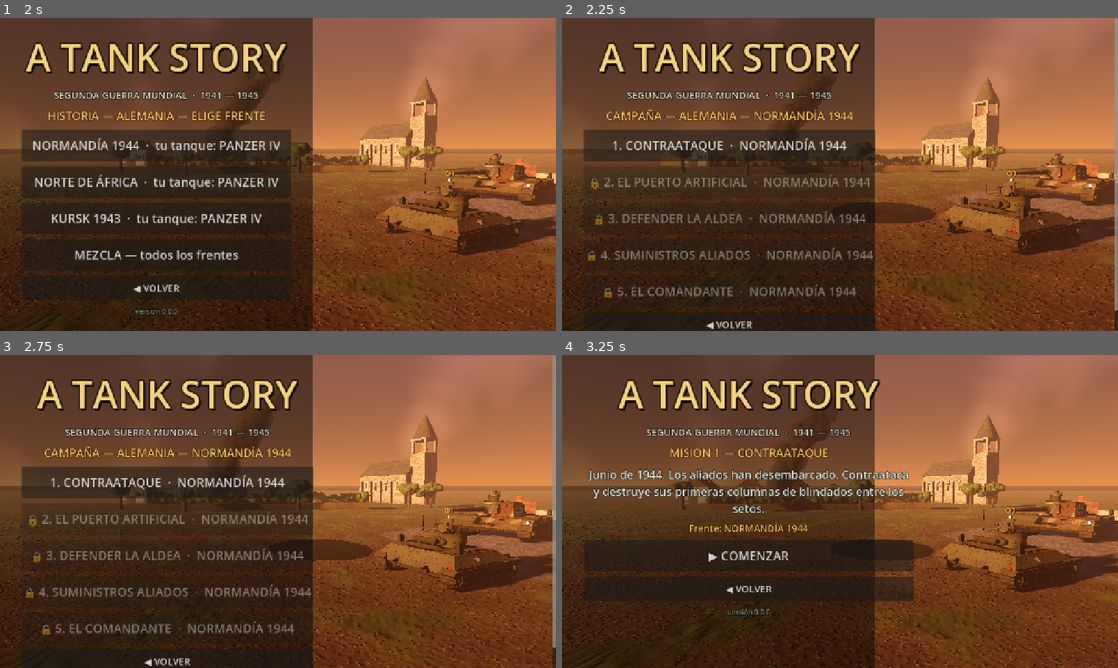
Above: before the commit, frames 1-4 (two rows, left to right).
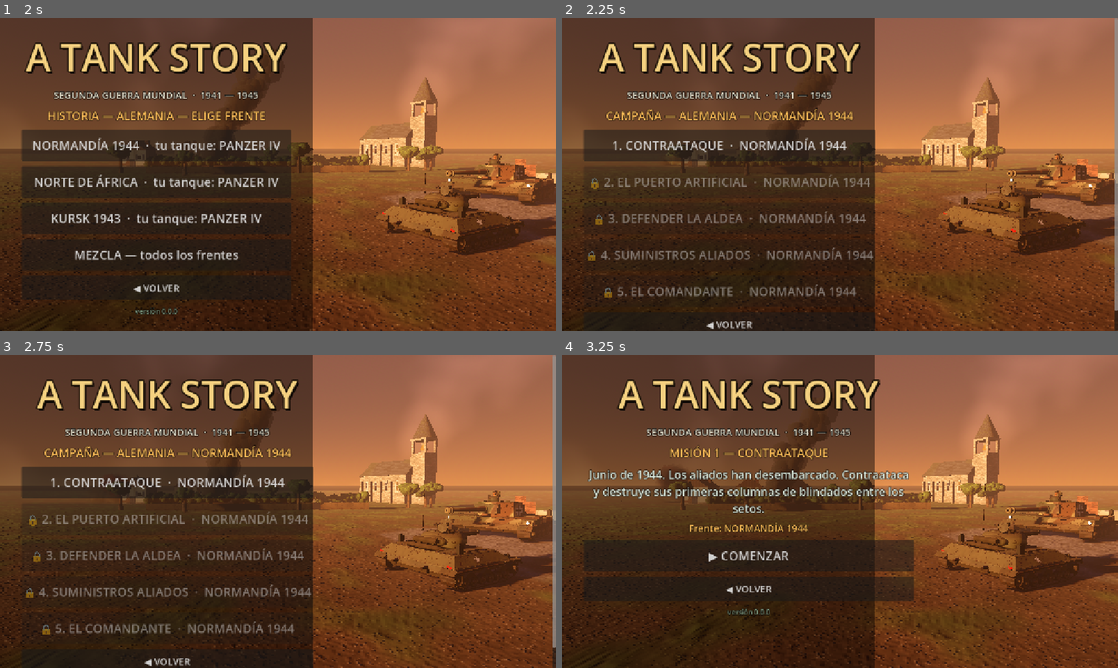
Above: after the commit, the same moments.

Repository: pabloprietorecio-afk/Tank-Ahead
Game: Godot game, scene res://levels/main_menu.tscn
Same seed, same stepped clock (60 frames per second), same inputs: the game is played once before the commit and once after it. Sound files missing from this copy of the repository are replaced by a short silence.
Inputs:
- Up to frame 1 (2 s): click "HISTORIA — campañas con misio…" at 0.5 s; click "ALEMANIA — Wehrmacht" at 1.25 s
- Up to frame 2 (2.25 s): click "NORMANDÍA 1944 · tu tanque: P…" at 2 s
- Up to frame 3 (2.75 s): no input
- Up to frame 4 (3.25 s): click "1. CONTRAATAQUE · NORMANDÍA 1…" at 2.75 s

Frame 1 is identical in both runs. In frame 2, 0.6% of the frame differs, in the area x 17-68%, y 45-66%; in frame 3, 0.6%; in frame 4, 0.4%.

Commit message:
Enemigos que entran por los límites del mapa y explosiones realistas
- GameMode.edge_point: refuerzos y oleadas aparecen en el borde, lejos del jugador y mirándole
- Explosion: destello, bola de fuego que se enfría en humo, chispas, cascotes, corona de polvo
  y marca de quemado irregular (fire_ball.gdshader, scorch.gdshader)

Co-Authored-By: Claude Fable 5.2 <noreply@anthropic.com>
Claude-Session: https://claude.ai/code/session_01Fzr3mW6JDWw9rXzqnsi7Lz

Diff:
--- a/core/components/vector_materials.gd
+++ b/core/components/vector_materials.gd
@@ -54,6 +54,17 @@
 	mat.shader = load(path)
 	mat.set_shader_parameter("noise_tex", noise())
 	return mat
+
+
+static var _effects: Dictionary = {}
+
+
+## Material compartido de un efecto (fuego, humo, quemaduras); cada malla ajusta sus
+## parámetros de instancia.
+static func effect(path: String) -> ShaderMaterial:
+	if not _effects.has(path):
+		_effects[path] = _shader_material(path)
+	return _effects[path]
 
 
 static func ground() -> ShaderMaterial:
--- a/entities/effects/explosion.gd
+++ b/entities/effects/explosion.gd
@@ -1,18 +1,29 @@
 class_name Explosion
 extends Node3D
-## Explosión barata: un destello esférico y fragmentos que caen. Sin partículas de GPU.
-
-const DURATION: float = 0.9
-const FLASH_TIME: float = 0.35
+## Explosión: destello, bola de fuego que se enfría y se deshace en humo, chispas, cascotes,
+## polvo a ras de suelo y marca de quemado. Todo son mallas sencillas con un shader de
+## fuego/humo compartido (fire_ball.gdshader); cada bocanada solo cambia sus parámetros
+## de instancia, así que no se crean materiales ni partículas de GPU.
+
 const GRAVITY: float = 14.0
+const MAX_SCORCH: int = 40
+const SMOKE := Color(0.075, 0.07, 0.065)
+
+static var _sphere: SphereMesh
+static var _spark_mesh: BoxMesh
+static var _chunk_mesh: BoxMesh
+static var _scorch_mesh: PlaneMesh
 
 var _strength: float = 1.0
 var _color: Color = VectorMaterials.ORANGE
 var _time: float = 0.0
-var _flash: MeshInstance3D
-var _fragments: Array[MeshInstance3D] = []
+var _duration: float = 0.5
 var _light: OmniLight3D
-var _velocities: Array[Vector3] = []
+var _light_energy: float = 0.0
+## Bocanadas: {node, velocity, from, to, life, delay, rise, drag}.
+var _puffs: Array[Dictionary] = []
+## Chispas y cascotes: {node, velocity, life, spark}.
+var _bits: Array[Dictionary] = []
 
 
 static func spawn(host: Node, point: Vector3, strength: float = 1.0, color: Color = VectorMaterials.ORANGE, silent: bool = false) -> void:
@@ -23,6 +34,7 @@
 	explosion._color = color
 	root.add_child(explosion)
 	explosion.global_position = point
+	explosion._build()
 	if not silent:
 		if strength < 0.8:
 			Sfx.play_at(host, Sfx.HIT, point, 2.0)
@@ -30,79 +42,181 @@
 			Sfx.play_at(host, Sfx.EXPLOSION, point, 6.0, 1.1 / clampf(strength, 0.8, 2.0))
 
 
-func _ready() -> void:
-	var sphere := SphereMesh.new()
-	sphere.radius = 1.0
-	sphere.height = 2.0
-	sphere.radial_segments = 8
-	sphere.rings = 4
-	_flash = MeshInstance3D.new()
-	_flash.mesh = sphere
-	_flash.material_override = VectorMaterials.flat(_color)
-	_flash.scale = Vector3.ONE * 0.5 * _strength
-	add_child(_flash)
-
-	if _strength >= 0.8 and global_position.y < 3.0:
-		_scorch()
-	if _strength >= 0.8:
-		_light = OmniLight3D.new()
-		_light.light_color = Color(1.0, 0.6, 0.25)
-		_light.omni_range = 14.0 * _strength
-		_light.light_energy = 4.0
-		_light.position.y = 1.0
-		add_child(_light)
-	var count: int = 4 if _strength < 0.8 else 10
-	var box := BoxMesh.new()
-	box.size = Vector3(0.35, 0.35, 0.35) * maxf(_strength, 0.5)
-	for i in count:
-		var fragment := MeshInstance3D.new()
-		fragment.mesh = box
-		fragment.material_override = VectorMaterials.flat(_color if i % 2 == 0 else _color.lightened(0.4))
-		add_child(fragment)
-		_fragments.append(fragment)
-		_velocities.append(Vector3(randf_range(-1.0, 1.0), randf_range(0.6, 1.6), randf_range(-1.0, 1.0)).normalized() * randf_range(5.0, 11.0) * _strength)
+func _build() -> void:
+	var s: float = _strength
+	var big: bool = s >= 0.8
+	var on_ground: bool = global_position.y < 3.0
+	var hot: bool = _color.r > _color.b + 0.25
+	# Destello inicial, casi blanco.
+	_puff(Vector3.ZERO, Vector3.ZERO, 0.35 * s, (2.3 if big else 1.6) * s, 0.16 if big else 0.1, 0.0, 2.2 if hot else 0.0, _color if not hot else SMOKE, 0.0, 0.0)
+	# Sin fuego (derrumbes, impactos en piedra) la nube es de polvo del color del material.
+	var cloud: Color = SMOKE if hot else _color.lerp(Color(0.45, 0.43, 0.4), 0.5)
+	var fire_heat: float = 1.0 if hot else 0.0
+	if big:
+		# Bola de fuego: varias bocanadas que salen, suben y se enfrían.
+		for i in 6:
+			var dir := Vector3(randf_range(-1.0, 1.0), randf_range(0.1, 1.0), randf_range(-1.0, 1.0)).normalized()
+			_puff(dir * 0.5 * s, dir * randf_range(2.0, 5.0) * s, 0.6 * s, randf_range(1.5, 2.3) * s, randf_range(0.6, 1.0) if hot else randf_range(1.2, 1.8), randf_range(0.0, 0.08), fire_heat, cloud, 2.5, 2.2)
+		# Columna de humo negro que queda después.
+		for i in 5:
+			var side := Vector3(randf_range(-1.0, 1.0), 0.0, randf_range(-1.0, 1.0)) * 0.7 * s
+			_puff(side + Vector3.UP * (0.6 + i * 0.35) * s, side * 0.6 + Vector3.UP * randf_range(2.0, 3.6), 0.9 * s, randf_range(2.4, 3.3) * s, randf_range(2.0, 3.0), 0.12 + i * 0.07, 0.25 * fire_heat, cloud, 0.6, 0.7)
+		if on_ground:
+			# Polvo levantado a ras de suelo, en corona.
+			var dust: Color = Fronts.ground_colors(GameSession.front)[2].lerp(Color(0.5, 0.47, 0.42), 0.35)
+			for i in 8:
+				var angle: float = TAU * i / 8.0 + randf_range(-0.3, 0.3)
+				var out := Vector3(cos(angle), 0.0, sin(angle))
+				_puff(out * 0.8 * s + Vector3.UP * 0.3, out * randf_range(6.0, 10.0) * s + Vector3.UP * 0.6, 0.5 * s, randf_range(1.5, 2.1) * s, randf_range(1.0, 1.5), 0.03, 0.0, dust, 0.3, 3.0)
+			if hot:
+				_scorch()
+		if hot:
+			_light = OmniLight3D.new()
+			_light.light_color = Color(1.0, 0.62, 0.28)
+			_light.omni_range = 16.0 * s
+			_light_energy = 6.0
+			_light.light_energy = _light_energy
+			_light.position.y = 1.0
+			add_child(_light)
+	else:
+		# Impacto pequeño o fogonazo: llamarada breve y una voluta de humo.
+		if hot:
+			for i in 2:
+				var dir := Vector3(randf_range(-1.0, 1.0), randf_range(0.0, 1.0), randf_range(-1.0, 1.0)).normalized()
+				_puff(dir * 0.2 * s, dir * 2.5 * s, 0.4 * s, 1.3 * s, 0.28, 0.0, 1.0, SMOKE, 1.0, 3.0)
+		_puff(Vector3.ZERO, Vector3.UP * 1.2, 0.5 * s, 2.2 * s, 0.9, 0.05, 0.0, SMOKE.lerp(_color, 0.0 if hot else 0.6).lightened(0.12), 0.6, 1.5)
+
+	# Chispas incandescentes (solo si la explosión es de fuego) y cascotes.
+	var sparks: int = 0
+	if hot:
+		sparks = 14 if big else 5
+	for i in sparks:
+		var velocity: Vector3 = Vector3(randf_range(-1.0, 1.0), randf_range(0.25, 1.5), randf_range(-1.0, 1.0)).normalized() * randf_range(8.0, 20.0) * maxf(s, 0.5)
+		_bit(velocity, randf_range(0.45, 1.0), true)
+	for i in (7 if big else 3):
+		var velocity: Vector3 = Vector3(randf_range(-1.0, 1.0), randf_range(0.6, 1.6), randf_range(-1.0, 1.0)).normalized() * randf_range(5.0, 11.0) * maxf(s, 0.5)
+		_bit(velocity, randf_range(0.9, 1.5), false)
+
+
+func _puff(pos: Vector3, velocity: Vector3, from: float, to: float, life: float, delay: float, heat: float, tint: Color, rise: float, drag: float) -> void:
+	if _sphere == null:
+		_sphere = SphereMesh.new()
+		_sphere.radius = 0.5
+		_sphere.height = 1.0
+		_sphere.radial_segments = 12
+		_sphere.rings = 6
+	var node := MeshInstance3D.new()
+	node.mesh = _sphere
+	node.material_override = VectorMaterials.effect("res://shaders/fire_ball.gdshader")
+	node.cast_shadow = GeometryInstance3D.SHADOW_CASTING_SETTING_OFF
+	node.position = pos
+	node.scale = Vector3.ONE * from * 2.0
+	node.rotation = Vector3(randf() * TAU, randf() * TAU, 0.0)
+	node.visible = delay <= 0.0
+	node.set_instance_shader_parameter("life", 0.0)
+	node.set_instance_shader_parameter("seed", randf())
+	node.set_instance_shader_parameter("heat", heat)
+	node.set_instance_shader_parameter("tint", tint)
+	add_child(node)
+	_puffs.append({"node": node, "velocity": velocity, "from": from * 2.0, "to": to * 2.0, "life": life, "delay": delay, "rise": rise, "drag": drag})
+	_duration = maxf(_duration, delay + life)
+
+
+func _bit(velocity: Vector3, life: float, spark: bool) -> void:
+	if _spark_mesh == null:
+		_spark_mesh = BoxMesh.new()
+		_spark_mesh.size = Vector3(0.05, 0.05, 0.55)
+		_chunk_mesh = BoxMesh.new()
+		_chunk_mesh.size = Vector3(0.28, 0.2, 0.34)
+	var node := MeshInstance3D.new()
+	node.cast_shadow = GeometryInstance3D.SHADOW_CASTING_SETTING_OFF
+	if spark:
+		node.mesh = _spark_mesh
+		node.material_override = VectorMaterials.flat(Color(1.0, 0.82, 0.4) if randf() < 0.5 else Color(1.0, 0.55, 0.15))
+	else:
+		node.mesh = _chunk_mesh
+		var hot: bool = _color.r > _color.b + 0.25
+		node.material_override = VectorMaterials.paint(Color(0.07, 0.06, 0.055) if hot else _color.darkened(0.35))
+		node.scale = Vector3.ONE * randf_range(0.5, 1.2) * clampf(_strength, 0.5, 1.6)
+		node.rotation = Vector3(randf() * TAU, randf() * TAU, randf() * TAU)
+	add_child(node)
+	_bits.append({"node": node, "velocity": velocity, "life": life, "spark": spark, "spin": Vector3(randf_range(-9.0, 9.0), randf_range(-9.0, 9.0), randf_range(-9.0, 9.0))})
+	_duration = maxf(_duration, life)
 
 
 func _process(delta: float) -> void:
 	_time += delta
-	if _time >= DURATION:
+	if _time >= _duration:
 		queue_free()
 		return
-	var flash_t: float = clampf(_time / FLASH_TIME, 0.0, 1.0)
-	_flash.visible = _time < FLASH_TIME
 	if _light != null:
-		_light.light_energy = 4.0 * maxf(1.0 - _time / 0.5, 0.0)
-	_flash.scale = Vector3.ONE * lerpf(0.5, 3.5, flash_t) * _strength
-	var shrink: float = 1.0 - _time / DURATION
-	for i in _fragments.size():
-		_velocities[i].y -= GRAVITY * delta
-		_fragments[i].position += _velocities[i] * delta
-		_fragments[i].scale = Vector3.ONE * shrink
-
-
-const MAX_SCORCH: int = 40
-
-
-## Mancha de quemado en el suelo que dura un rato.
+		_light.light_energy = _light_energy * maxf(1.0 - _time / 0.45, 0.0)
+	for puff in _puffs:
+		var node: MeshInstance3D = puff["node"]
+		var t: float = (_time - puff["delay"]) / puff["life"]
+		if t < 0.0:
+			continue
+		if t >= 1.0:
+			node.visible = false
+			continue
+		node.visible = true
+		var velocity: Vector3 = puff["velocity"]
+		velocity *= exp(-puff["drag"] * delta)
+		velocity.y += puff["rise"] * delta
+		puff["velocity"] = velocity
+		node.position += velocity * delta
+		# Crece deprisa al principio y luego se frena.
+		var grow: float = 1.0 - pow(1.0 - t, 3.0)
+		node.scale = Vector3.ONE * lerpf(puff["from"], puff["to"], grow)
+		node.set_instance_shader_parameter("life", t)
+	var floor_y: float = 0.08 - global_position.y
+	for bit in _bits:
+		var node: MeshInstance3D = bit["node"]
+		if not node.visible:
+			continue
+		var t: float = _time / bit["life"]
+		if t >= 1.0:
+			node.visible = false
+			continue
+		var velocity: Vector3 = bit["velocity"]
+		velocity.y -= GRAVITY * delta
+		node.position += velocity * delta
+		if bit["spark"]:
+			# La chispa se estira en la dirección en que vuela y se apaga.
+			if node.position.y < floor_y:
+				node.visible = false
+				continue
+			var dir: Vector3 = velocity.normalized()
+			var thin: float = 1.0 - t * 0.8
+			node.basis = Basis.looking_at(dir, Vector3.RIGHT if absf(dir.y) > 0.98 else Vector3.UP) * Basis.from_scale(Vector3(thin, thin, clampf(velocity.length() * 0.08, 0.3, 1.6) * thin))
+		else:
+			if node.position.y < floor_y and velocity.y < 0.0:
+				# Un rebote amortiguado y se queda rodando.
+				node.position.y = floor_y
+				velocity = Vector3(velocity.x * 0.5, -velocity.y * 0.3, velocity.z * 0.5)
+				bit["spin"] = (bit["spin"] as Vector3) * 0.4
+			node.rotation += (bit["spin"] as Vector3) * delta
+			if t > 0.75:
+				node.scale *= maxf(1.0 - delta * 5.0, 0.0)
+		bit["velocity"] = velocity
+
+
+## Marca de quemado en el suelo que dura un rato.
 func _scorch() -> void:
 	var marks: Array[Node] = get_tree().get_nodes_in_group(&"scorch")
 	if marks.size() >= MAX_SCORCH:
 		marks[0].queue_free()
+	if _scorch_mesh == null:
+		_scorch_mesh = PlaneMesh.new()
+		_scorch_mesh.size = Vector2(1.0, 1.0)
 	var mark := MeshInstance3D.new()
-	var disc := CylinderMesh.new()
-	disc.top_radius = 2.2 * _strength
-	disc.bottom_radius = 2.2 * _strength
-	disc.height = 0.02
-	disc.radial_segments = 12
-	mark.mesh = disc
-	var mat := StandardMaterial3D.new()
-	mat.albedo_color = Color(0.03, 0.03, 0.03, 0.75)
-	mat.transparency = BaseMaterial3D.TRANSPARENCY_ALPHA
-	mat.shading_mode = BaseMaterial3D.SHADING_MODE_UNSHADED
-	mark.material_override = mat
+	mark.mesh = _scorch_mesh
+	mark.material_override = VectorMaterials.effect("res://shaders/scorch.gdshader")
+	mark.set_instance_shader_parameter("seed", randf())
 	mark.cast_shadow = GeometryInstance3D.SHADOW_CASTING_SETTING_OFF
+	mark.scale = Vector3(1.0, 1.0, 1.0) * 6.0 * _strength
 	mark.add_to_group(&"scorch")
 	get_parent().add_child(mark)
-	mark.global_position = Vector3(global_position.x, 0.03, global_position.z)
+	mark.global_position = Vector3(global_position.x, 0.04, global_position.z)
 	mark.rotation.y = randf() * TAU
 	get_tree().create_timer(40.0).timeout.connect(mark.queue_free)
--- a/levels/modes/game_mode.gd
+++ b/levels/modes/game_mode.gd
@@ -183,6 +183,46 @@
 	return point
 
 
+## Distancia del centro a la línea por la que entran los refuerzos (el muro está a 200 m).
+const EDGE: float = 186.0
+
+
+## Punto libre en el límite del mapa, a `min_distance` o más del jugador: los enemigos entran
+## desde fuera en vez de aparecer de la nada. Con `north_only` solo por el lado norte.
+func edge_point(min_distance: float = 110.0, north_only: bool = false) -> Vector2:
+	var origin := Vector2.ZERO
+	if is_instance_valid(player):
+		origin = Vector2(player.global_position.x, player.global_position.z)
+	var best := Vector2(0.0, -EDGE)
+	var best_distance: float = -1.0
+	for attempt in 40:
+		var along: float = randf_range(-EDGE, EDGE)
+		var point := Vector2(along, -EDGE)
+		if not north_only:
+			match randi() % 4:
+				1:
+					point = Vector2(along, EDGE)
+				2:
+					point = Vector2(-EDGE, along)
+				3:
+					point = Vector2(EDGE, along)
+		if not is_free_point.call(point):
+			continue
+		var distance: float = point.distance_to(origin)
+		if distance >= min_distance:
+			return point
+		if distance > best_distance:
+			best_distance = distance
+			best = point
+	return best
+
+
+## Giro con el que un tanque situado en `from` queda mirando hacia `to`.
+func yaw_towards(from: Vector2, to: Vector2) -> float:
+	var dir: Vector2 = to - from
+	return atan2(-dir.x, -dir.y)
+
+
 func finish(victory: bool, title: String, detail: String) -> void:
 	if is_over:
 		return
--- a/levels/modes/story_mode.gd
+++ b/levels/modes/story_mode.gd
@@ -203,19 +203,15 @@
 			if _to_spawn > 0 and alive < 5 and _spawn_timer <= 0.0:
 				_spawn_timer = 3.0
 				_to_spawn -= 1
-				var center := Vector2(0.0, -120.0)
-				if kind == "boss" and is_instance_valid(_commander):
-					center = Vector2(_commander.global_position.x, _commander.global_position.z)
-				_spawn_enemy(free_point_near(center, 10.0, 60.0))
+				_spawn_enemy(edge_point())
 		"destroy", "sabotage", "liberate":
 			_reinforce_timer -= delta
 			if _reinforce_timer <= 0.0 and alive < MAX_ALIVE + 2:
 				_reinforce_timer = 25.0
-				# Los refuerzos salen a por el jugador desde lejos.
-				var origin := Vector2(player.global_position.x, player.global_position.z)
+				# Los refuerzos entran por los límites del mapa y van a por el jugador.
 				get_tree().call_group(&"voice", &"say", "reinforcements", VoiceManager.Priority.NORMAL)
-				_spawn_enemy(free_point_near(origin, 90.0, 150.0))
-				_spawn_enemy(free_point_near(origin, 90.0, 150.0))
+				_spawn_enemy(edge_point())
+				_spawn_enemy(edge_point())
 		"defend":
 			time_left -= delta
 			if time_left <= 0.0:
@@ -224,8 +220,7 @@
 			var elapsed: float = mission["time"] - time_left
 			if alive < 4 + int(elapsed / 40.0) and _spawn_timer <= 0.0:
 				_spawn_timer = 4.0
-				var angle: float = randf_range(-PI * 0.8, -PI * 0.2)
-				var tank: Tank = _spawn_enemy(free_point_near(Vector2.from_angle(angle) * 150.0, 0.0, 20.0))
+				var tank: Tank = _spawn_enemy(edge_point(110.0, true))
 				var brain: AIBrain = tank.get_node("AIBrain")
 				brain.hunt = false
 				brain.objective = Vector3.ZERO
@@ -239,7 +234,10 @@
 	var max_tier: int = 2 if index < 2 else 3
 	var options: Array[TankStats] = pool.filter(func(s: TankStats) -> bool: return s.tier <= max_tier)
 	alive += 1
-	return spawn_tank(options.pick_random(), ENEMY_TEAM, point, PI)
+	var yaw: float = PI
+	if is_instance_valid(player):
+		yaw = yaw_towards(point, Vector2(player.global_position.x, player.global_position.z))
+	return spawn_tank(options.pick_random(), ENEMY_TEAM, point, yaw)
 
 
 func _build_zone() -> void:
--- a/levels/modes/survival_mode.gd
+++ b/levels/modes/survival_mode.gd
@@ -192,9 +192,10 @@
 
 
 func _spawn(stats: TankStats) -> void:
+	# Entran por los límites del mapa, de cara al jugador.
 	var origin := Vector2(player.global_position.x, player.global_position.z)
-	var point: Vector2 = free_point_near(origin, SPAWN_MIN, SPAWN_MAX)
-	spawn_tank(stats, ENEMY_TEAM, point, randf() * TAU)
+	var point: Vector2 = edge_point()
+	spawn_tank(stats, ENEMY_TEAM, point, yaw_towards(point, origin))
 	alive += 1
 
 
--- /dev/null
+++ b/shaders/fire_ball.gdshader
@@ -0,0 +1,43 @@
+shader_type spatial;
+render_mode blend_mix, cull_back, depth_draw_never, shadows_disabled, specular_disabled, diffuse_lambert_wrap;
+
+#include "res://shaders/surface_common.gdshaderinc"
+
+// Bocanada de fuego o humo: una esfera abultada con ruido cuyos bordes se difuminan y que
+// se va deshaciendo en jirones. `heat` 1 = fuego que se enfría hasta volverse humo,
+// 0 = humo o polvo del color `tint`. Cada bocanada lleva su propia `life` (0..1).
+instance uniform float life = 0.0;
+instance uniform float seed = 0.0;
+instance uniform float heat = 1.0;
+instance uniform vec3 tint : source_color = vec3(0.07, 0.065, 0.06);
+
+varying vec3 lp;
+
+void vertex() {
+	vec3 dir = normalize(VERTEX + vec3(0.0001));
+	vec2 key = dir.xz * 1.9 + dir.y * 1.4 + seed * 17.0 + life * 0.8;
+	float bulge = textureLod(noise_tex, (key + 0.5) / 64.0 * 2.5, 0.0).r;
+	VERTEX *= 1.0 + (bulge - 0.5) * 0.55;
+	lp = VERTEX;
+}
+
+void fragment() {
+	float facing = clamp(dot(normalize(NORMAL), normalize(VIEW)), 0.0, 1.0);
+	vec2 uv = lp.xy * 1.5 + lp.z * 1.1 + seed * 9.0;
+	uv.y -= life * 0.9;
+	float n = noise4(uv * 2.2).r * 0.6 + noise4(uv * 5.3 + 3.0).g * 0.4;
+	// Temperatura: cae con la vida; el ruido deja vetas más calientes.
+	float temp = clamp(heat * (1.0 - life * 1.5) * (0.55 + n * 0.9), 0.0, 1.6);
+	vec3 fire = mix(vec3(0.75, 0.08, 0.01), vec3(1.0, 0.45, 0.06), smoothstep(0.1, 0.45, temp));
+	fire = mix(fire, vec3(1.0, 0.85, 0.45), smoothstep(0.5, 0.9, temp));
+	fire = mix(fire, vec3(1.0, 0.98, 0.9), smoothstep(1.0, 1.4, temp));
+	float glow = smoothstep(0.05, 0.3, temp);
+	vec3 smoke = mix(tint, vec3(0.03, 0.028, 0.026), heat * 0.6) * (0.55 + n * 0.9);
+	ALBEDO = smoke * (1.0 - glow);
+	EMISSION = fire * glow * (1.2 + temp);
+	ROUGHNESS = 1.0;
+	float erode = smoothstep(life - 0.3, life + 0.12, n * 0.85 + 0.12);
+	float fade = 1.0 - smoothstep(0.7, 1.0, life);
+	float density = mix(0.8, 1.0, glow);
+	ALPHA = pow(facing, 1.4) * erode * fade * density;
+}
--- /dev/null
+++ b/shaders/scorch.gdshader
@@ -0,0 +1,18 @@
+shader_type spatial;
+render_mode unshaded, blend_mix, cull_back, depth_draw_never;
+
+#include "res://shaders/surface_common.gdshaderinc"
+
+// Marca de quemado en el suelo: mancha irregular con salpicaduras radiales.
+instance uniform float seed = 0.0;
+
+void fragment() {
+	vec2 c = UV * 2.0 - 1.0;
+	float r = length(c);
+	float a = atan(c.y, c.x);
+	float n = noise4(c * 3.0 + seed * 13.0).r * 0.6 + noise4(c * 8.0 + seed * 5.0).g * 0.4;
+	float burn = 1.0 - smoothstep(0.2, 0.8, r + (n - 0.5) * 0.5);
+	float rays = smoothstep(0.5, 0.8, noise4(vec2(a * 5.0 + seed * 3.0, 0.5)).b) * (1.0 - smoothstep(0.35, 0.95, r));
+	ALBEDO = mix(vec3(0.07, 0.06, 0.05), vec3(0.012), burn);
+	ALPHA = clamp(burn * 0.88 + rays * 0.4, 0.0, 0.9) * (1.0 - smoothstep(0.9, 1.0, r));
+}
--- a/tools/verify/shots.gd
+++ b/tools/verify/shots.gd
@@ -27,6 +27,8 @@
 		var only: String = OS.get_environment("SHOTS_ONLY")
 		if only == "" or only.contains("tanks"):
 			await _tanks()
+		if only == "" or only.contains("boom"):
+			await _explosions()
 		if only == "" or only.contains("props"):
 			await _props()
 		if only == "" or only.contains("arena"):
@@ -156,6 +158,21 @@
 		_look(Vector3(-10.0, 7.0, -14.0), Vector3(22.0, 0.0, 12.0), 60.0)
 		await _snap("lineup")
 
+	## Explosiones a cámara lenta: grande, impacto pequeño y derrumbe sin fuego.
+	func _explosions() -> void:
+		for front in [Fronts.Id.NORMANDY, Fronts.Id.AFRICA]:
+			await _new_stage(front)
+			_tank("panzer4", front, Fronts.Faction.AXIS, Vector3(-9.0, 0.0, -3.0), deg_to_rad(-50.0))
+			_look(Vector3(2.0, 3.5, 17.0), Vector3(0.5, 2.8, 0.0), 50.0)
+			await get_tree().create_timer(0.6).timeout
+			Engine.time_scale = 0.1
+			Explosion.spawn(_stage, Vector3(0.0, 0.5, 0.0), 1.6, VectorMaterials.ORANGE, true)
+			Explosion.spawn(_stage, Vector3(7.5, 1.2, 2.0), 0.4, VectorMaterials.ORANGE, true)
+			Explosion.spawn(_stage, Vector3(-6.0, 1.5, 4.0), 1.2, Color(0.5, 0.48, 0.45), true)
+			for i in 9:
+				await _snap("boom_%d_%d" % [front, i])
+			Engine.time_scale = 1.0
+
 	func _props() -> void:
 		for front in 3:
 			await _new_stage(front)
